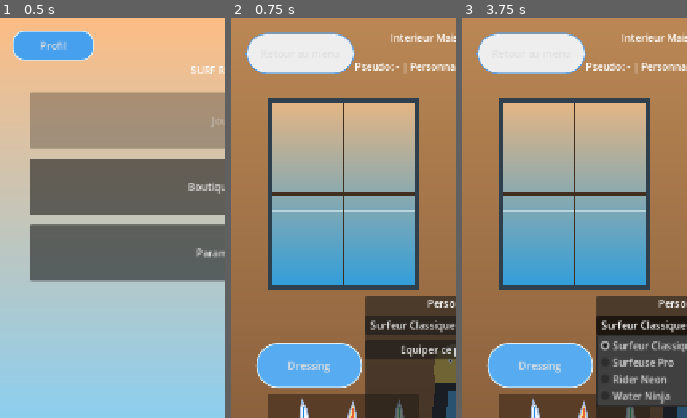
Above: before the commit, frames 1-3 (left to right).
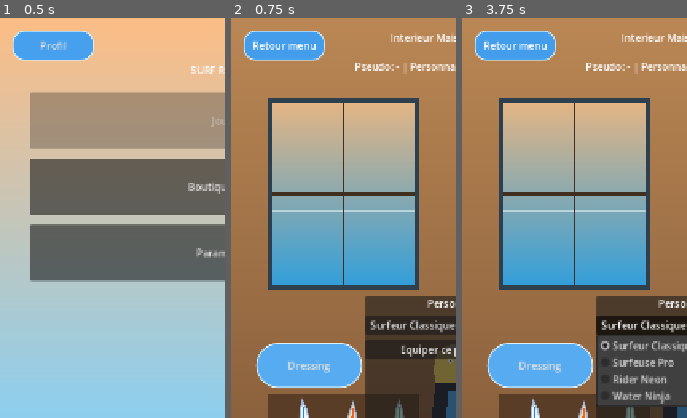
Above: after the commit, the same moments.

Repository: ClemL06/SurfGame
Game: Godot game, scene res://scenes/ui/MainMenu.tscn
The game is run twice, just before and just after one commit, with the same random seed, the same clock (stepped at 60 frames per second) and the same inputs.
Inputs (mouse positions are % of the whole screen's width and height, from its top left):
- Up to frame 1 (0.5 s): no input
- Up to frame 2 (0.75 s): click "Boutique/Skins" at 0.5 s
- Up to frame 3 (3.75 s): click "Retour au menu" (after the commit: "Retour menu") at 1.25 s; click "Paramètres" at 2 s; click (24, 78) at 2.75 s; click "Surfeur Classique" at 3.5 s
The pictures show only the part of the screen within x 0-50%, y 0-50%; the shares and areas given below are measured in that part.

Frame 1 is identical in both runs. In frame 2, 4.8% of the frame differs, in the area x 5-56%, y 3-14%; in frame 3, 4.8%.

Commit message:
Bouton Menu

Diff:
--- a/nouveau-projet-de-jeu/scenes/ui/ShopDressing.tscn
+++ b/nouveau-projet-de-jeu/scenes/ui/ShopDressing.tscn
@@ -25,6 +25,30 @@
 border_width_right = 2
 border_width_bottom = 2
 border_color = Color(0.90, 0.97, 1, 0.95)
+
+[sub_resource type="StyleBoxFlat" id="StyleBoxFlat_back_to_menu"]
+bg_color = Color(0.24, 0.62, 0.95, 0.95)
+corner_radius_top_left = 18
+corner_radius_top_right = 18
+corner_radius_bottom_right = 18
+corner_radius_bottom_left = 18
+border_width_left = 2
+border_width_top = 2
+border_width_right = 2
+border_width_bottom = 2
+border_color = Color(0.86, 0.96, 1, 0.9)
+
+[sub_resource type="StyleBoxFlat" id="StyleBoxFlat_back_to_menu_hover"]
+bg_color = Color(0.30, 0.70, 1, 0.98)
+corner_radius_top_left = 18
+corner_radius_top_right = 18
+corner_radius_bottom_right = 18
+corner_radius_bottom_left = 18
+border_width_left = 2
+border_width_top = 2
+border_width_right = 2
+border_width_bottom = 2
+border_color = Color(0.93, 0.99, 1, 0.95)
 
 [node name="ShopDressing" type="Control"]
 layout_mode = 3
@@ -162,14 +186,17 @@
 [node name="BackButton" type="Button" parent="."]
 unique_name_in_owner = true
 layout_mode = 1
-offset_left = 24.0
-offset_top = 24.0
-offset_right = 198.0
-offset_bottom = 90.0
-theme_override_styles/normal = SubResource("StyleBoxFlat_bubble")
-theme_override_styles/hover = SubResource("StyleBoxFlat_bubble")
-theme_override_styles/pressed = SubResource("StyleBoxFlat_bubble_active")
-text = "Retour au menu"
+offset_left = 20.0
+offset_top = 20.0
+offset_right = 150.0
+offset_bottom = 68.0
+theme_override_styles/normal = SubResource("StyleBoxFlat_back_to_menu")
+theme_override_styles/hover = SubResource("StyleBoxFlat_back_to_menu_hover")
+theme_override_styles/pressed = SubResource("StyleBoxFlat_back_to_menu_hover")
+theme_override_colors/font_color = Color(1, 1, 1, 1)
+theme_override_colors/font_hover_color = Color(1, 1, 1, 1)
+theme_override_colors/font_pressed_color = Color(1, 1, 1, 1)
+text = "Retour menu"
 
 [node name="HintLabel" type="Label" parent="."]
 unique_name_in_owner = true
